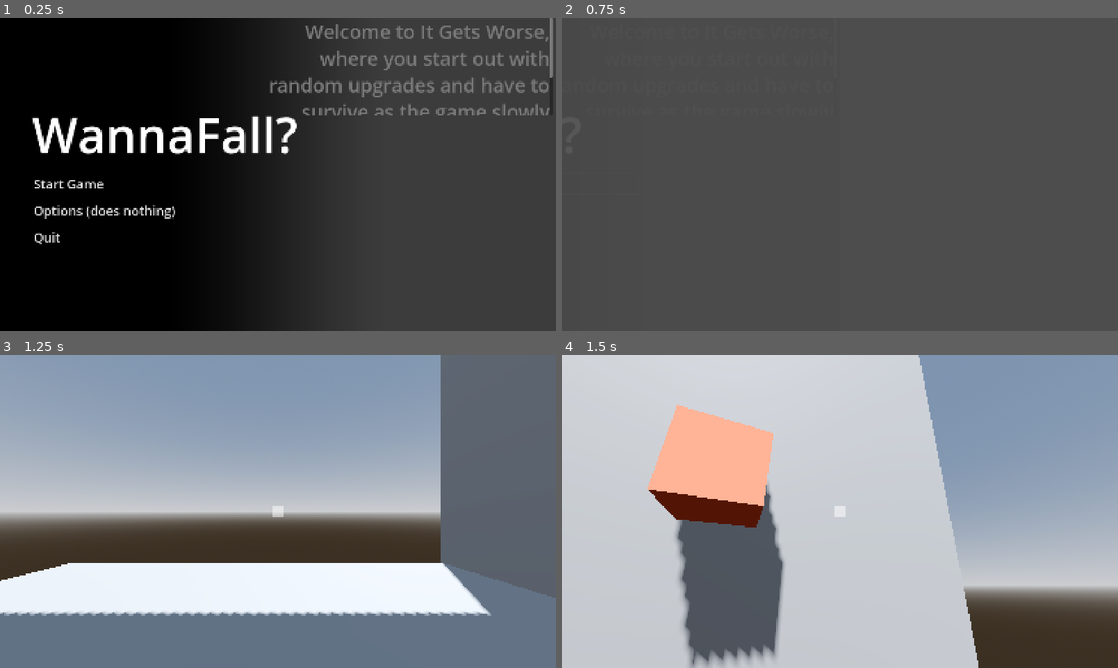
Above: before the commit, frames 1-4 (two rows, left to right).
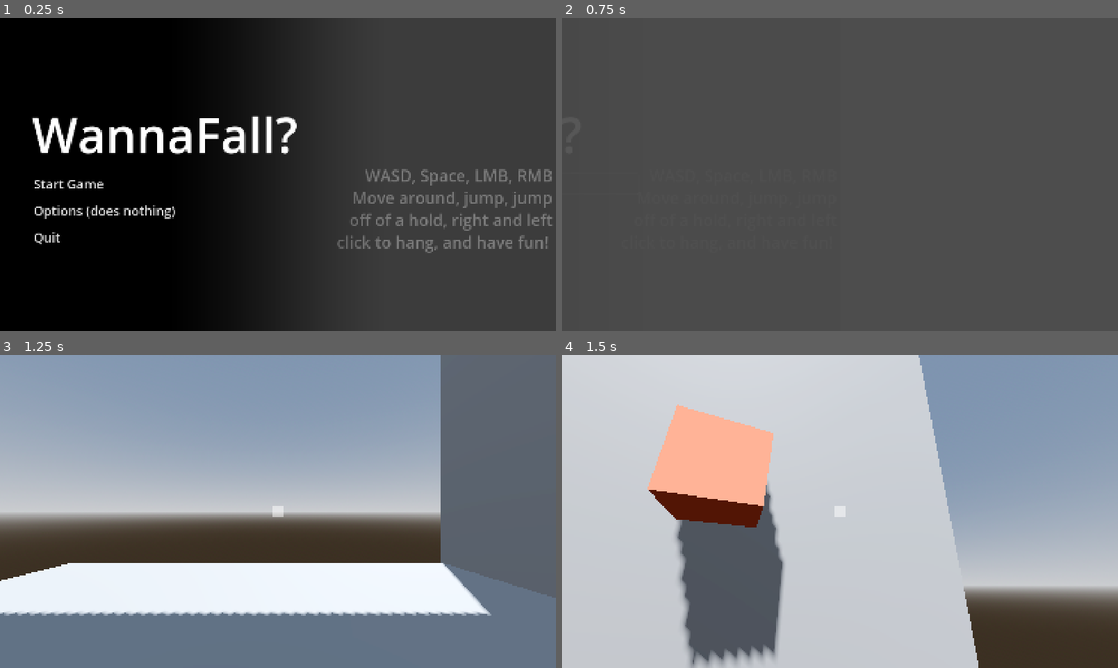
Above: after the commit, the same moments.

Repository: PixelSaver/WannaFall
Game: Godot game, scene res://Scenes/menu_screen.tscn
The game is run twice, just before and just after one commit, with the same random seed, the same clock (stepped at 60 frames per second) and the same inputs.
Inputs (mouse positions are in pixels of both pictures, inside the frame that each line leads up to):
- Up to frame 1 (0.25 s): no input
- Up to frame 2 (0.75 s): click "Start Game" at 0.5 s
- Up to frame 3 (1.25 s): no input
- Up to frame 4 (1.5 s): move the mouse to (867, 511) at 1.27 s; hold W (up) from 1.28 s (still down); tap Space (jump) at 1.35 s

The runs differ from the first frame. In frame 1, 5.0% of the frame differs, in the area x 48-100%, y 0-76%; in frame 2, less than 0.1%; in frame 3, nothing differs; in frame 4, nothing differs.

Commit message:
Tweeks to the main menu screen

Diff:
--- a/Scenes/menu_screen.tscn
+++ b/Scenes/menu_screen.tscn
@@ -64,16 +64,29 @@
 theme_override_styles/panel = SubResource("StyleBoxFlat_je8vx")
 script = ExtResource("2_4s2ig")
 
-[node name="TextureRect2" type="TextureRect" parent="."]
+[node name="MarginContainer2" type="MarginContainer" parent="."]
 layout_mode = 1
 anchors_preset = -1
-anchor_left = 0.3
+anchor_left = 0.585
+anchor_top = 0.375
 anchor_right = 1.0
-anchor_bottom = 1.0
+anchor_bottom = 0.844
 grow_horizontal = 2
 grow_vertical = 2
-expand_mode = 3
-stretch_mode = 5
+mouse_filter = 2
+theme_override_constants/margin_left = 0
+theme_override_constants/margin_top = 0
+theme_override_constants/margin_right = 10
+theme_override_constants/margin_bottom = 0
+
+[node name="RichTextLabel" type="RichTextLabel" parent="MarginContainer2"]
+layout_mode = 2
+theme_override_colors/default_color = Color(0.479834, 0.479834, 0.479834, 1)
+theme_override_font_sizes/normal_font_size = 50
+text = "WASD, Space, LMB, RMB
+Move around, jump, jump off of a hold, right and left click to hang, and have fun! "
+horizontal_alignment = 2
+vertical_alignment = 1
 
 [node name="TextureRect" type="TextureRect" parent="."]
 layout_mode = 1
@@ -86,27 +99,16 @@
 texture = SubResource("GradientTexture1D_7l1m5")
 expand_mode = 1
 
-[node name="MarginContainer2" type="MarginContainer" parent="TextureRect"]
+[node name="TextureRect2" type="TextureRect" parent="."]
 layout_mode = 1
 anchors_preset = -1
-anchor_left = 0.43
+anchor_left = 0.3
 anchor_right = 1.0
-anchor_bottom = 0.31
+anchor_bottom = 1.0
 grow_horizontal = 2
 grow_vertical = 2
-mouse_filter = 2
-theme_override_constants/margin_left = 0
-theme_override_constants/margin_top = 0
-theme_override_constants/margin_right = 10
-theme_override_constants/margin_bottom = 0
-
-[node name="RichTextLabel" type="RichTextLabel" parent="TextureRect/MarginContainer2"]
-layout_mode = 2
-theme_override_colors/default_color = Color(0.479834, 0.479834, 0.479834, 1)
-theme_override_font_sizes/normal_font_size = 60
-text = "Welcome to It Gets Worse, where you start out with random upgrades and have to survive as the game slowly hands you debuffs. All while more enemies spawn. Good luck!"
-horizontal_alignment = 2
-vertical_alignment = 1
+expand_mode = 3
+stretch_mode = 5
 
 [node name="MarginContainer" type="MarginContainer" parent="."]
 layout_mode = 1
